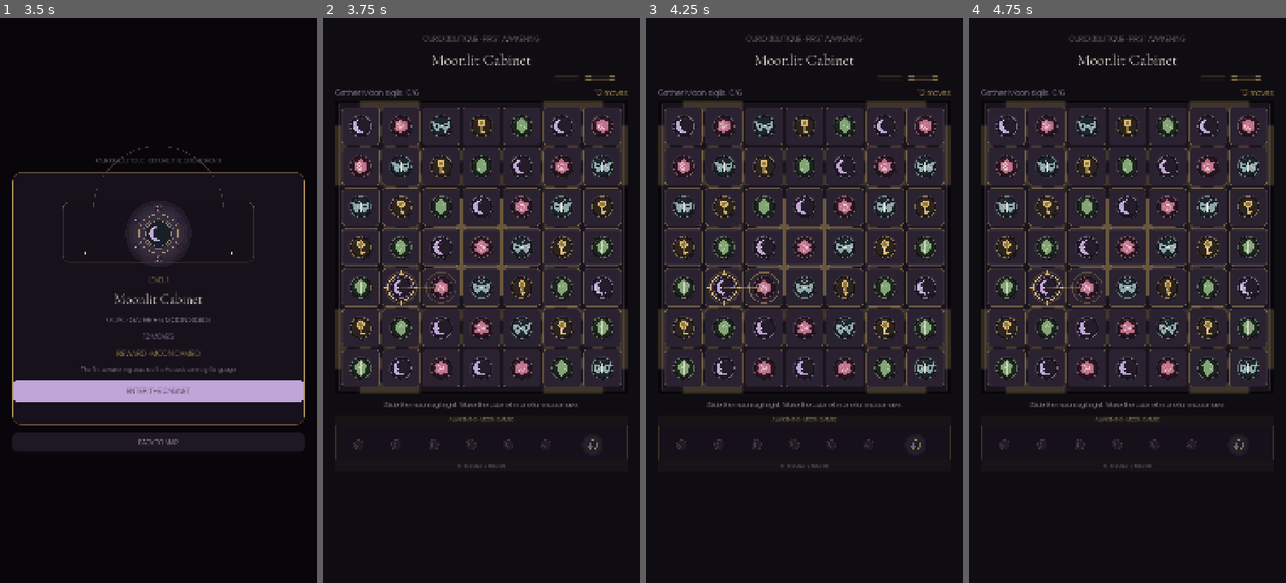
Above: before the commit, frames 1-4 (left to right).
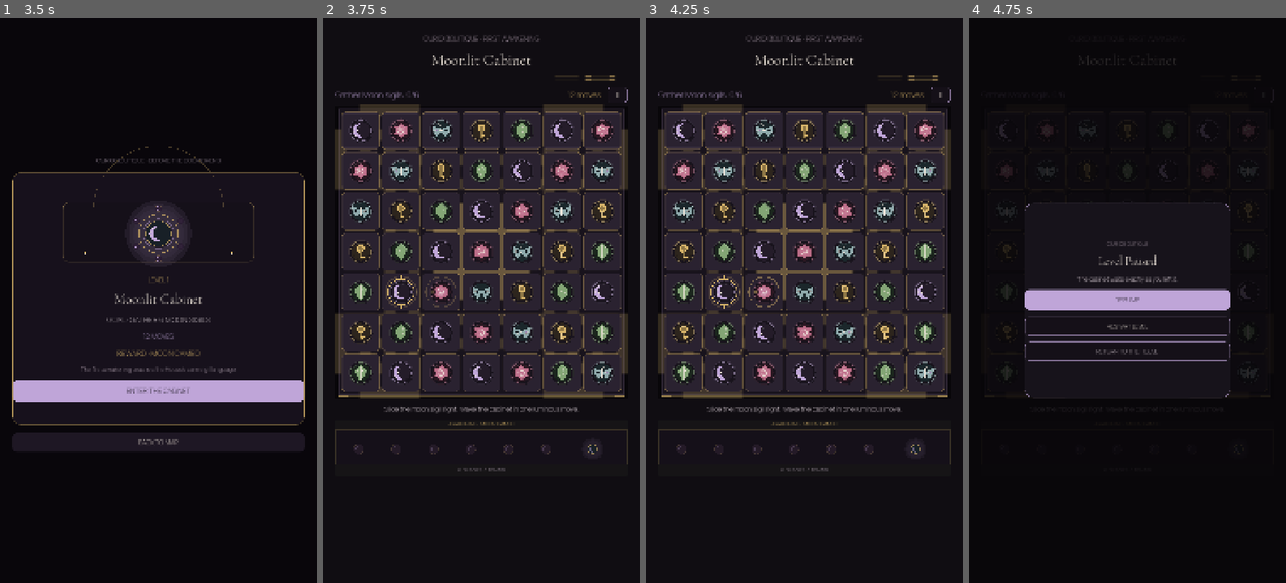
Above: after the commit, the same moments.

Repository: Jay-prodesign/akilta-match3
Game: Godot game, scene res://src/app/app_bootstrap.tscn
Same seed, same stepped clock (60 frames per second), same inputs: the game is played once before the commit and once after it.
Inputs (mouse positions are in pixels of both pictures, inside the frame that each line leads up to):
- Up to frame 1 (3.5 s): click "RELIQUARY · 0 / 3" at 0.5 s; click "BACK TO THE HOUSE" at 1.25 s; click "OPEN CURIO MAP" at 2 s; click "1" at 2.75 s
- Up to frame 2 (3.75 s): click "ENTER THE CABINET" at 3.5 s
- Up to frame 3 (4.25 s): no input
- Up to frame 4 (4.75 s): click (1263, 97) at 4.25 s, where only the run after the commit has a clickable "Ⅱ"

Frame 1 is identical in both runs. In frame 2, 12% of the frame differs, in the area x 3-97%, y 12-81%; in frame 3, 12%; in frame 4, 31%, in the area x 3-97%, y 3-80%.

Commit message:
feat: complete Level 1 pause and safe exit flow

Diff:
--- a/src/app/app_bootstrap.gd
+++ b/src/app/app_bootstrap.gd
@@ -105,6 +105,8 @@
 	if screen.has_method("apply_presentation_settings"):
 		screen.apply_presentation_settings(user_settings.get_presentation_state())
 	screen.level_won.connect(_on_level_won)
+	if screen.has_signal("level_exit_requested"):
+		screen.level_exit_requested.connect(_on_level_exit_requested)
 	if screen.has_signal("feedback_requested"):
 		screen.feedback_requested.connect(_on_gameplay_feedback_requested)
 	return true
@@ -168,6 +170,9 @@
 	if level_number == _pending_level_number:
 		start_level(level_number)
 
+func _on_level_exit_requested() -> void:
+	show_house()
+
 func _on_level_won(level_id: String, curio_id: String, house_stage_reward: int) -> void:
 	var transaction_id := "win:%s:%d" % [level_id, progress.processed_transactions.size() + 1]
 	complete_level_win(transaction_id, level_id, curio_id, house_stage_reward)
--- a/src/ui/gameplay/gameplay_screen.gd
+++ b/src/ui/gameplay/gameplay_screen.gd
@@ -2,6 +2,7 @@
 extends Control
 
 signal level_won(level_id: String, curio_id: String, house_stage_reward: int)
+signal level_exit_requested
 signal feedback_requested(kind: String)
 
 const BoardState = preload("res://src/match3/domain/board_state.gd")
@@ -30,6 +31,11 @@
 @onready var board_view = $Layout/BoardView
 @onready var objective_label: Label = $Layout/HUD/Objective
 @onready var moves_label: Label = $Layout/HUD/Moves
+@onready var pause_button: Button = $Layout/HUD/Pause
+@onready var pause_overlay: Control = $PauseOverlay
+@onready var pause_resume: Button = $PauseOverlay/Card/Content/Resume
+@onready var pause_retry: Button = $PauseOverlay/Card/Content/Retry
+@onready var pause_exit: Button = $PauseOverlay/Card/Content/Exit
 @onready var hint_label: Label = $Layout/Hint
 @onready var awakening_view: Control = $Layout/Awakening/Content/ProgressView
 @onready var awakening_copy: Label = $Layout/Awakening/Content/ProgressCopy
@@ -46,6 +52,11 @@
 	if board_view.has_signal("trace_motion_finished"):
 		board_view.trace_motion_finished.connect(_on_board_trace_motion_finished)
 	result_action.pressed.connect(_on_result_action_pressed)
+	pause_button.pressed.connect(show_pause)
+	pause_resume.pressed.connect(resume_level)
+	pause_retry.pressed.connect(_on_pause_retry)
+	pause_exit.pressed.connect(_on_pause_exit)
+	pause_overlay.visible = false
 	result_overlay.visible = false
 	if FileAccess.file_exists(default_level_path):
 		load_level_path(default_level_path, default_seed)
@@ -79,6 +90,7 @@
 	_configure_teaching_move(parsed)
 	_pending_win = false
 	_pending_terminal_result = ""
+	pause_overlay.visible = false
 	result_overlay.visible = false
 	if result_ritual != null:
 		result_ritual.set("mode", "result")
@@ -102,8 +114,34 @@
 	if board_view.has_method("clear_teaching_move"):
 		board_view.clear_teaching_move()
 
+func show_pause() -> bool:
+	if board_state == null or result_overlay.visible or pause_overlay.visible:
+		return false
+	if board_view.has_method("is_motion_active") and bool(board_view.is_motion_active()):
+		return false
+	pause_overlay.visible = true
+	return true
+
+func resume_level() -> bool:
+	if not pause_overlay.visible:
+		return false
+	pause_overlay.visible = false
+	return true
+
+func _on_pause_retry() -> void:
+	if not pause_overlay.visible:
+		return
+	pause_overlay.visible = false
+	retry_current_level()
+
+func _on_pause_exit() -> void:
+	if not pause_overlay.visible:
+		return
+	pause_overlay.visible = false
+	level_exit_requested.emit()
+
 func attempt_swap(from: Vector2i, to: Vector2i):
-	if board_state == null or result_overlay.visible:
+	if board_state == null or result_overlay.visible or pause_overlay.visible:
 		return null
 	if board_view.has_method("is_motion_active") and bool(board_view.is_motion_active()):
 		return null
--- a/src/ui/gameplay/gameplay_screen.tscn
+++ b/src/ui/gameplay/gameplay_screen.tscn
@@ -39,6 +39,18 @@
 corner_radius_bottom_right = 16
 corner_radius_bottom_left = 16
 
+[sub_resource type="StyleBoxFlat" id="PauseUtility"]
+bg_color = Color(0.082, 0.064, 0.094, 0.98)
+border_width_left = 1
+border_width_top = 1
+border_width_right = 1
+border_width_bottom = 1
+border_color = Color(0.749, 0.647, 0.847, 0.34)
+corner_radius_top_left = 12
+corner_radius_top_right = 12
+corner_radius_bottom_right = 12
+corner_radius_bottom_left = 12
+
 [node name="GameplayScreen" type="Control"]
 layout_mode = 3
 anchors_preset = 15
@@ -102,6 +114,17 @@
 text = "12 moves"
 horizontal_alignment = 2
 
+[node name="Pause" type="Button" parent="Layout/HUD"]
+custom_minimum_size = Vector2(68, 54)
+layout_mode = 2
+theme_override_colors/font_color = Color(0.945, 0.91, 0.866, 1)
+theme_override_font_sizes/font_size = 22
+theme_override_styles/normal = SubResource("PauseUtility")
+theme_override_styles/hover = SubResource("PauseUtility")
+theme_override_styles/pressed = SubResource("PauseUtility")
+text = "Ⅱ"
+tooltip_text = "Pause"
+
 [node name="BoardView" type="Control" parent="Layout"]
 custom_minimum_size = Vector2(0, 980)
 layout_mode = 2
@@ -144,6 +167,96 @@
 theme_override_font_sizes/font_size = 16
 text = "0 / 6 SIGILS · THE RELIC IS STILL DORMANT"
 horizontal_alignment = 1
+
+[node name="PauseOverlay" type="Control" parent="."]
+visible = false
+layout_mode = 1
+anchors_preset = 15
+anchor_right = 1.0
+anchor_bottom = 1.0
+grow_horizontal = 2
+grow_vertical = 2
+mouse_filter = 0
+
+[node name="Dim" type="ColorRect" parent="PauseOverlay"]
+layout_mode = 1
+anchors_preset = 15
+anchor_right = 1.0
+anchor_bottom = 1.0
+grow_horizontal = 2
+grow_vertical = 2
+color = Color(0.0314, 0.0235, 0.0353, 0.84)
+
+[node name="Card" type="PanelContainer" parent="PauseOverlay"]
+layout_mode = 1
+anchors_preset = 8
+anchor_left = 0.5
+anchor_top = 0.5
+anchor_right = 0.5
+anchor_bottom = 0.5
+offset_left = -350.0
+offset_top = -330.0
+offset_right = 350.0
+offset_bottom = 330.0
+grow_horizontal = 2
+grow_vertical = 2
+theme_override_styles/panel = SubResource("StylePanel")
+
+[node name="Content" type="VBoxContainer" parent="PauseOverlay/Card"]
+layout_mode = 2
+theme_override_constants/separation = 22
+alignment = 1
+
+[node name="Eyebrow" type="Label" parent="PauseOverlay/Card/Content"]
+layout_mode = 2
+theme_override_colors/font_color = Color(0.663, 0.6, 0.659, 1)
+theme_override_font_sizes/font_size = 18
+text = "CURIO BOUTIQUE"
+horizontal_alignment = 1
+
+[node name="Title" type="Label" parent="PauseOverlay/Card/Content"]
+layout_mode = 2
+theme_override_colors/font_color = Color(0.945, 0.91, 0.866, 1)
+theme_override_font_sizes/font_size = 40
+text = "Level Paused"
+horizontal_alignment = 1
+
+[node name="Detail" type="Label" parent="PauseOverlay/Card/Content"]
+layout_mode = 2
+theme_override_colors/font_color = Color(0.851, 0.804, 0.835, 1)
+theme_override_font_sizes/font_size = 20
+text = "The cabinet waits exactly as you left it."
+horizontal_alignment = 1
+
+[node name="Resume" type="Button" parent="PauseOverlay/Card/Content"]
+custom_minimum_size = Vector2(0, 70)
+layout_mode = 2
+theme_override_colors/font_color = Color(0.0627, 0.051, 0.0706, 1)
+theme_override_font_sizes/font_size = 22
+theme_override_styles/normal = SubResource("ActionNormal")
+theme_override_styles/hover = SubResource("ActionHover")
+theme_override_styles/pressed = SubResource("ActionPressed")
+text = "RESUME"
+
+[node name="Retry" type="Button" parent="PauseOverlay/Card/Content"]
+custom_minimum_size = Vector2(0, 64)
+layout_mode = 2
+theme_override_colors/font_color = Color(0.945, 0.91, 0.866, 1)
+theme_override_font_sizes/font_size = 20
+theme_override_styles/normal = SubResource("PauseUtility")
+theme_override_styles/hover = SubResource("PauseUtility")
+theme_override_styles/pressed = SubResource("PauseUtility")
+text = "RESTART LEVEL"
+
+[node name="Exit" type="Button" parent="PauseOverlay/Card/Content"]
+custom_minimum_size = Vector2(0, 64)
+layout_mode = 2
+theme_override_colors/font_color = Color(0.851, 0.804, 0.835, 1)
+theme_override_font_sizes/font_size = 20
+theme_override_styles/normal = SubResource("PauseUtility")
+theme_override_styles/hover = SubResource("PauseUtility")
+theme_override_styles/pressed = SubResource("PauseUtility")
+text = "RETURN TO THE HOUSE"
 
 [node name="ResultOverlay" type="Control" parent="."]
 visible = false
--- a/tests/integration/test_first_player_journey.gd
+++ b/tests/integration/test_first_player_journey.gd
@@ -57,6 +57,12 @@
 	_expect(str(app.current_route_name()) == "gameplay", "prestart must enter gameplay")
 	var gameplay = app.current_screen()
 	_expect(str(gameplay.current_level_id) == "ch01_level_001", "gameplay must load canonical Level 1")
+	_expect(gameplay.show_pause(), "Level 1 must expose a safe pause state")
+	_expect(gameplay.pause_overlay.visible, "pause overlay must become visible")
+	_expect(str(app.current_route_name()) == "gameplay", "pause must not change the product route")
+	_expect(gameplay.attempt_swap(Vector2i(1, 4), Vector2i(2, 4)) == null, "board input must be blocked while paused")
+	_expect(gameplay.resume_level(), "paused Level 1 must resume")
+	_expect(not gameplay.pause_overlay.visible, "resume must close pause overlay")
 	_expect(app.audio_director != null and bool(app.audio_director.contract().get("ambient_loaded", false)), "Level 1 app shell must own the CC0 ambient director")
 
 	var trace = gameplay.attempt_swap(Vector2i(1, 4), Vector2i(2, 4))
--- a/tests/visual/capture_level1_journey.gd
+++ b/tests/visual/capture_level1_journey.gd
@@ -39,6 +39,14 @@
 		return
 
 	var gameplay = app.current_screen()
+	if not gameplay.show_pause():
+		return _fail(app, "Level 1 pause did not open")
+	await _frames(2)
+	if not await _save(app, "journey-04b-level1-pause.png"):
+		return
+	if not gameplay.resume_level():
+		return _fail(app, "Level 1 pause did not resume")
+	await _frames(2)
 	var trace = gameplay.attempt_swap(Vector2i(1, 4), Vector2i(2, 4))
 	if trace == null or not bool(trace.accepted) or String(trace.result) != "won":
 		return _fail(app, "authored Level 1 teaching move did not win")
Not shown: 1 places in src/ui/gameplay/gameplay_screen.tscn that only renumber resources
Not shown, changed: .github/workflows/p0-visual.yml
Not shown, added: docs/engineering/level1-pause-recovery.md
